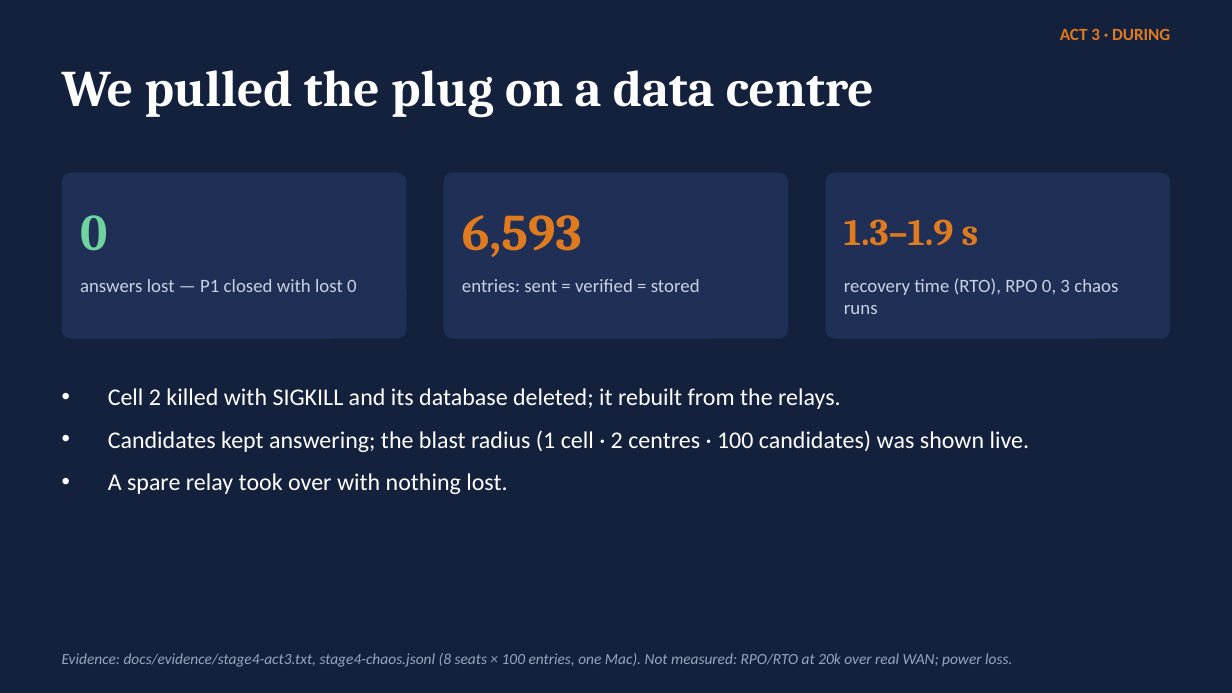
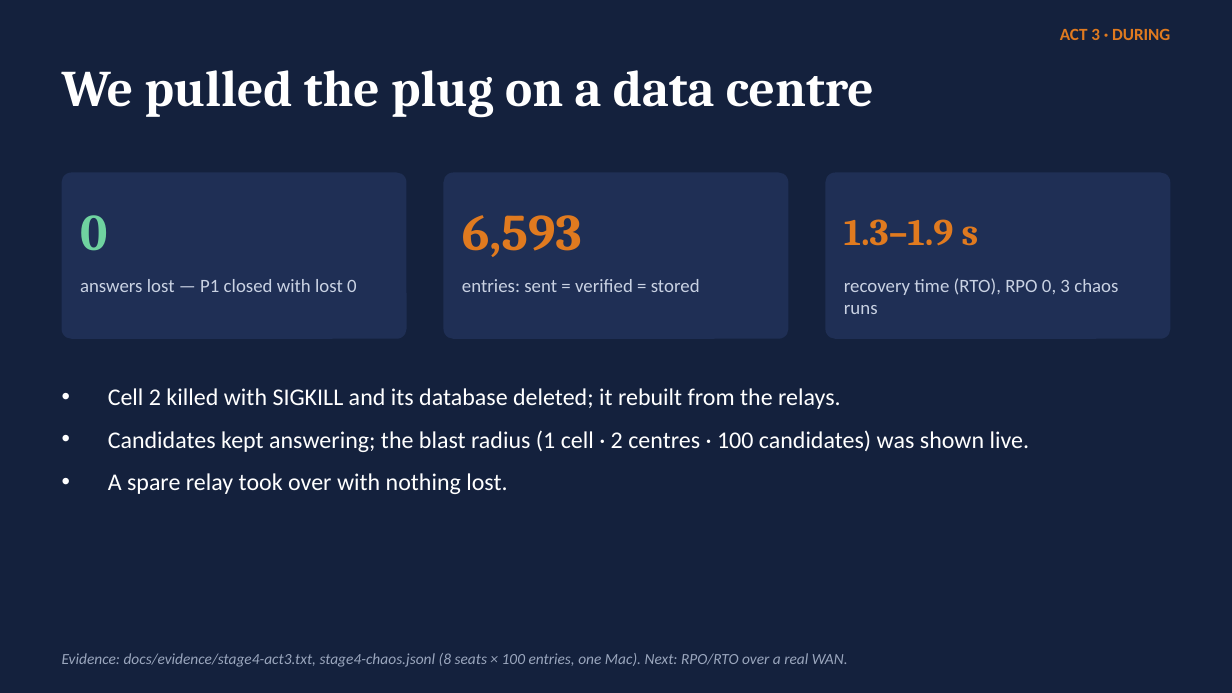
Before and after one commit to anirudh12032008/saakshi, a slide deck: slide 7 of docs/deck/saakshi.pptx. Drawn at 1232x693 pixels with LibreOffice and Linux fonts; fonts in the diff are those of the drawing. Boxes give left, top, right and bottom in pixels: in the first picture for what was removed or moved away, otherwise in the second. Text is boxed around its words. In the diff, an @@ line names an element or a change of style, - is before the commit and + after.

Commit message:
docs: submission wording pass (platform, limits as roadmap, no internal jargon); rebuild deck

```diff
--- a/docs/deck/saakshi.pptx
+++ b/docs/deck/saakshi.pptx
@@ text at bbox=[62, 653, 848, 667]: text changed @@
-Evidence: docs/evidence/stage4-act3.txt, stage4-chaos.jsonl (8 seats × 100 entries, one Mac). Not measured: RPO/RTO at 20k over real WAN; power loss.
+Evidence: docs/evidence/stage4-act3.txt, stage4-chaos.jsonl (8 seats × 100 entries, one Mac). Next: RPO/RTO over a real WAN.
```
Also in this commit, not shown: 5 other slides changed, 2 other files.
